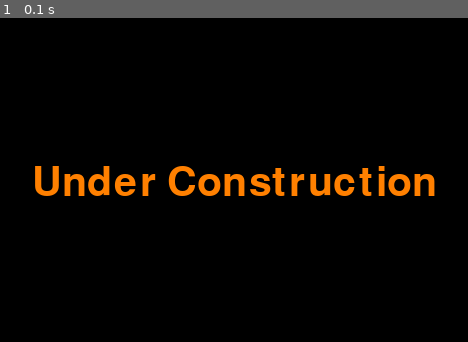
Above: before the commit, frame 1.
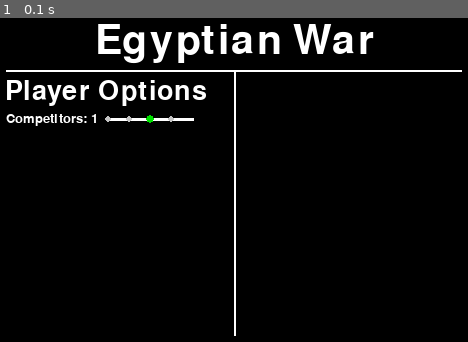
Above: after the commit, the same moment.

Repository: vposby/python
Game: pygame game, started from games/ers.py
The game is run twice, just before and just after one commit, with the same random seed, the same clock (stepped at 60 frames per second) and the same inputs.
Inputs:
- Up to frame 1 (0.1 s): no input

The runs differ from the first frame. In frame 1, 8.8% of the frame differs, in the area x 1-99%, y 1-99%.

Commit message:
ers.py sliders need fixing

Diff:
--- a/games/ers.py
+++ b/games/ers.py
@@ -22,45 +22,69 @@
 screen = pygame.display.set_mode(size)
 pygame.display.set_caption('Egyptian War')
 largeFont = pygame.font.Font(None, 60)
-mediumFont = pygame.font.Font(None, 45)
-smallFont = pygame.font.Font(None, 30)
-tinyFont = pygame.font.Font(None, 15)
+mediumFont = pygame.font.Font(None, 40)
+smallFont = pygame.font.Font(None, 20)
 
 #BEGIN GUI FUNCTIONS, CLASSES
 class Slider:
-	global screen, width, height
-
-	def __init__(self,location,id,min,max):
-		self.location = location #as (x,y)
-		self.id = id #as string
+	global screen, width, height, clicked, mouseX, mouseY
+	def __init__(self,pos,id,min,max,val):
+		self.id = smallFont.render(id + ": " + str(val),1,white)
+		(x,y) = (int(pos[0]),int(pos[1]))
+		leftEnd = int(x+self.id.get_width()+(width/50))
+		rightEnd = int(leftEnd+(width/6))
+		sldrHt = int(y+(self.id.get_height()/2))
+		self.pos = [pos,(leftEnd,sldrHt),(rightEnd,sldrHt),[]]
 		self.min = min #as integer
 		self.max = max #as integer
+		self.val = val #as integer
+		for x in range(max-min+1):
+			widthMod = int(x*(rightEnd-leftEnd)/(max-1))
+			if x != val+1:
+				self.pos[3].append([grey,(leftEnd+widthMod,sldrHt),3])
+			else:
+				self.pos[3].append([green,(leftEnd+widthMod,sldrHt),4])
 
 	def draw(self):
-		(x,y) = (int(self.location[0]),int(self.location[1]))
-		label = smallFont.render(self.id,1,white)
-		screen.blit(label,(x,y))
-		leftEnd = int(x+label.get_width())
-		rightEnd = int(leftEnd+(width/6))
-		sldrHt = int(y+(label.get_height()/2))
-		pygame.draw.line(screen,white,(leftEnd,sldrHt),(rightEnd,sldrHt),3)
-		center = int((leftEnd+rightEnd)/2)
-		for x in range(self.max-self.min):
-			pygame.draw.circle(screen,grey,(center,sldrHt),3)
+		screen.blit(self.id,self.pos[0])
+		pygame.draw.line(screen,white,self.pos[1],self.pos[2],3)
+		for x in range(len(self.pos[3])-1):
+			pygame.draw.circle(screen,self.pos[3][x][0],self.pos[3][x][1],self.pos[3][x][2])
 
 	def click(self):
-		pygame.display.update()
+		self.draw()
+		#pygame.display.update()
+
+class Label:
+	global screen, width, height
+	def __init__(self,x,y,color,caption,font,center=False):
+		self.x = x #as integer
+		self.y = y #as integer
+		self.color = color #as (r,g,b)
+		self.caption = caption #as string
+		self.font = font #as font
+		self.center = center #as boolean
+
+	def draw(self):
+		text = self.font.render(self.caption,1,self.color)
+		if self.center==False:
+			pos = (self.x,self.y)
+		else:
+			pos = text.get_rect(center=(self.x,self.y))
+		screen.blit(text,pos)
 
 def screenChange(screenName):
 	screen.fill(black)
 	if screenName == 'Lobby': #game setting selection
 		#render order (comment placeholders)
-		#game title
-		#player options label
-		#competitor count label
-		#competitor count slider, default 1
-		#competitor count slider (three components; bg color rect, white line, grey circle)
-		#competitor count slider value
+		lblTitle = Label(width/2,height/12,white,"Egyptian War",largeFont,True)
+		lblTitle.draw() #game title
+		pygame.draw.line(screen,white,(width/18,height/6),(17*width/18,height/6),2)
+		pygame.draw.line(screen,white,(width/2,height/6),(width/2,19*height/20),2)
+		lblPlayer = Label(width/4,23*height/100,white,"Player Options",mediumFont,True)
+		lblPlayer.draw() #player options label
+		sldrCompCount = Slider((width/18,29*height/100),"Competitors",1,5,1)
+		sldrCompCount.draw() #competitor count slider
 		#for x in range(competitor count):
 			#competitor difficulty labels
 			#competitor difficulty sliders (three components; bg color rect, white line, grey circle)
@@ -70,9 +94,10 @@
 		#rules checkboxes
 		#new game button
 		#continue game button
-		placeholder = largeFont.render("Under Construction",1,orange)
-		position = placeholder.get_rect(center=(width/2,height/2))
-		screen.blit(placeholder,position)
+		#placeholder = largeFont.render("Under Construction",1,orange)
+		#position = placeholder.get_rect(center=(width/2,height/2))
+		#screen.blit(placeholder,position)
+
 
 	elif screenName=='Game': #actual game
 		#render order (comment placeholders)
